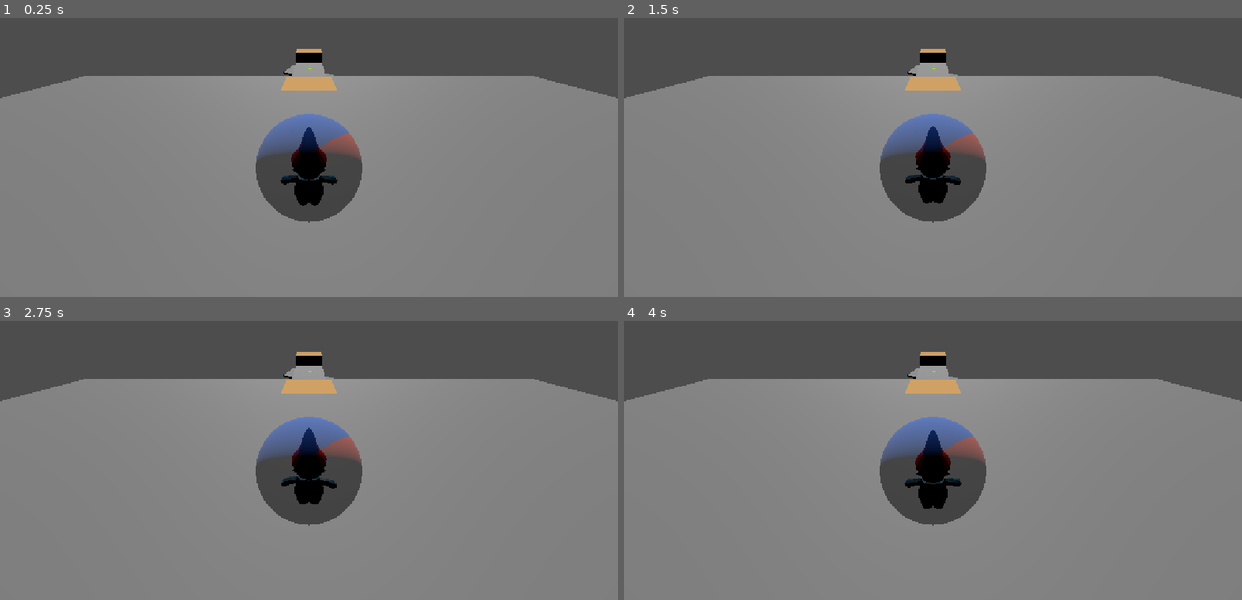
Above: before the commit, frames 1-4 (two rows, left to right).
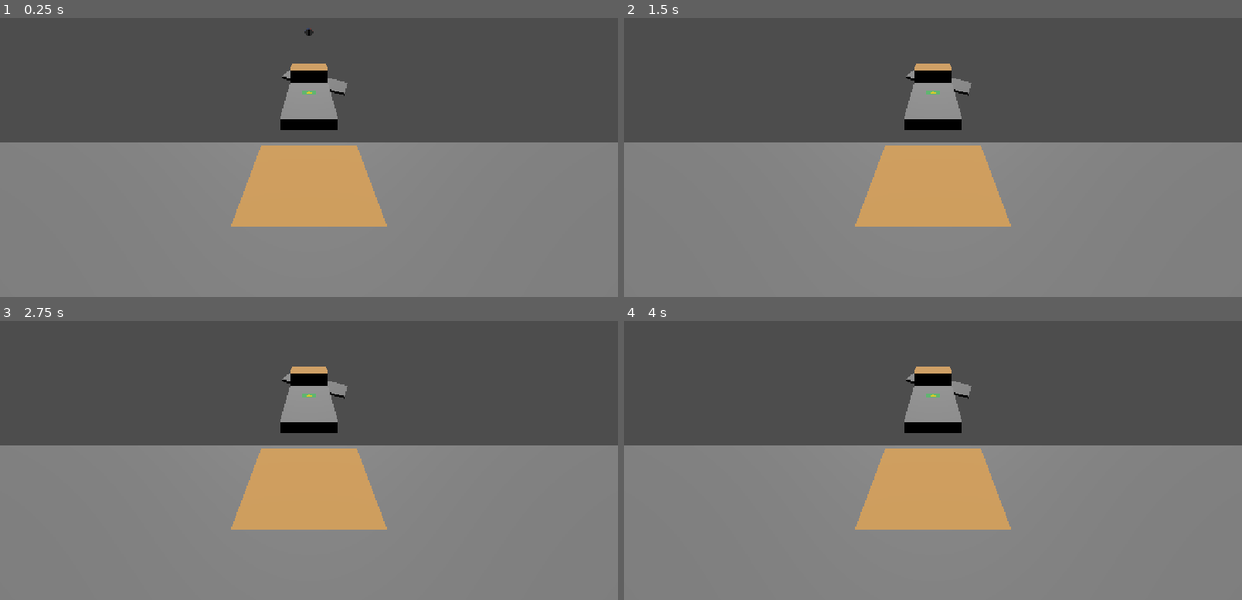
Above: after the commit, the same moments.

Repository: moisesc112/gnome-ball
Game: Godot game, scene res://scenes/levels/test_level.tscn
Same seed, same stepped clock (60 frames per second), same inputs: the game is played once before the commit and once after it. This scene is started directly instead of the project's main scene.
Inputs:
- Up to frame 1 (0.25 s): no input
- Up to frame 2 (1.5 s): tap Enter at 0.5 s; hold D (Move_Right) 0.53-1.28 s; hold S (Move_Backward) from 1.28 s (still down)
- Up to frame 3 (2.75 s): tap Space at 2 s; release S (Move_Backward) at 2.03 s; hold D (Move_Right) from 2.03 s (still down)
- Up to frame 4 (4 s): release D (Move_Right) at 2.78 s; hold W (Move_Forward) 2.78-3.53 s; tap Enter at 3.5 s; hold A (Move_Left) from 3.53 s (still down)

The runs differ from the first frame. In frame 1, 29% of the frame differs, in the area x 0-100%, y 3-75%; in frame 2, 29%; in frame 3, 29%; in frame 4, 29%.

Commit message:
Adjusted spawn point for player in base level

Diff:
--- a/scripts/player/player.gd
+++ b/scripts/player/player.gd
@@ -28,6 +28,7 @@
 func _ready() -> void:
 	#gnome_pivot.top_level = true
 	camera_rig.top_level = true
+	self.position = Vector3(0.0, 1.0, 27.0)
 
 	if is_multiplayer_authority():
 		camera.make_current()
